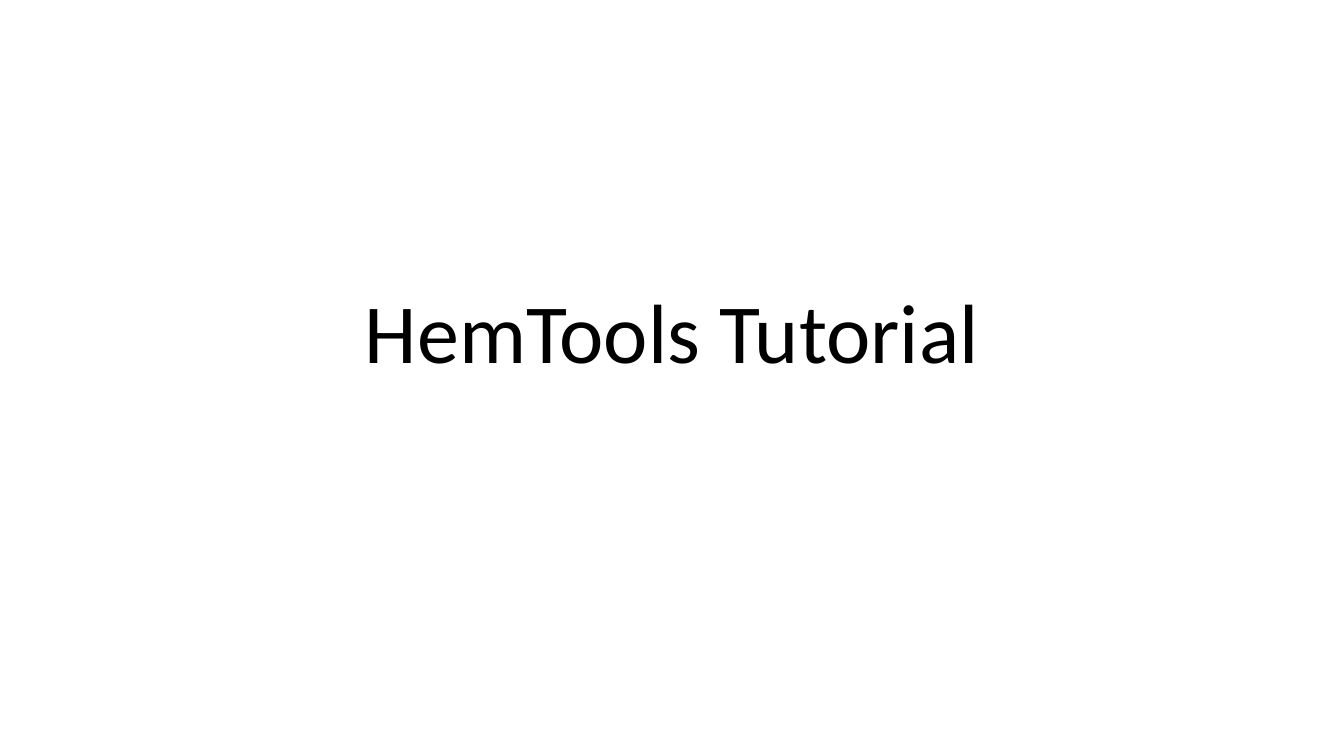
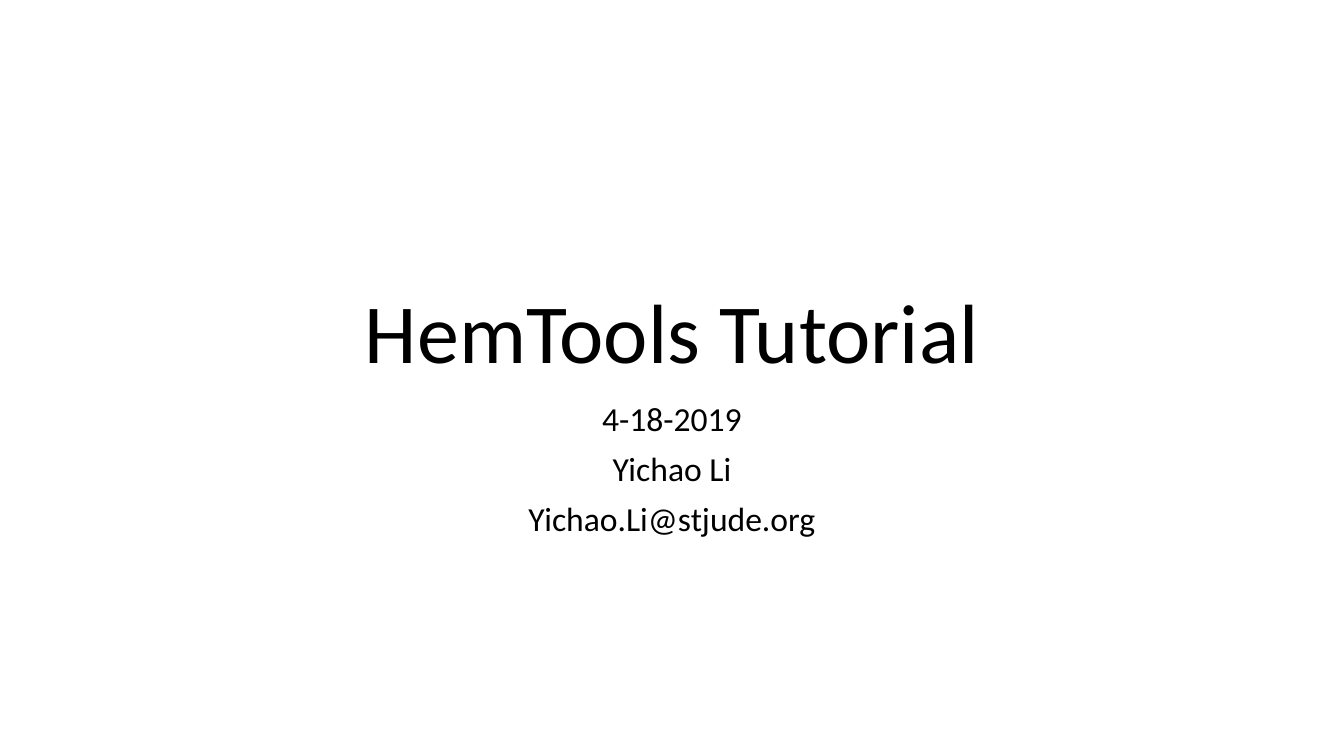
Before and after one commit to YichaoOU/HemTools, a slide deck: slide 1 of HemTools Tutorial.pptx. Drawn at 1344x756 pixels with LibreOffice and Linux fonts; fonts in the diff are those of the drawing. Boxes give left, top, right and bottom in pixels: in the first picture for what was removed or moved away, otherwise in the second. Text is boxed around its words. In the diff, an @@ line names an element or a change of style, - is before the commit and + after.

Commit message:
tutorial

```diff
--- a/HemTools Tutorial.pptx
+++ b/HemTools Tutorial.pptx
@@ subtitle added at [528,408,815,537], 24 pt, text #000000 @@
+4-18-2019
+Yichao Li
+Yichao.Li@stjude.org
```
Also in this commit, not shown: 1 other slide changed, 11 slides removed, 1 other file.
